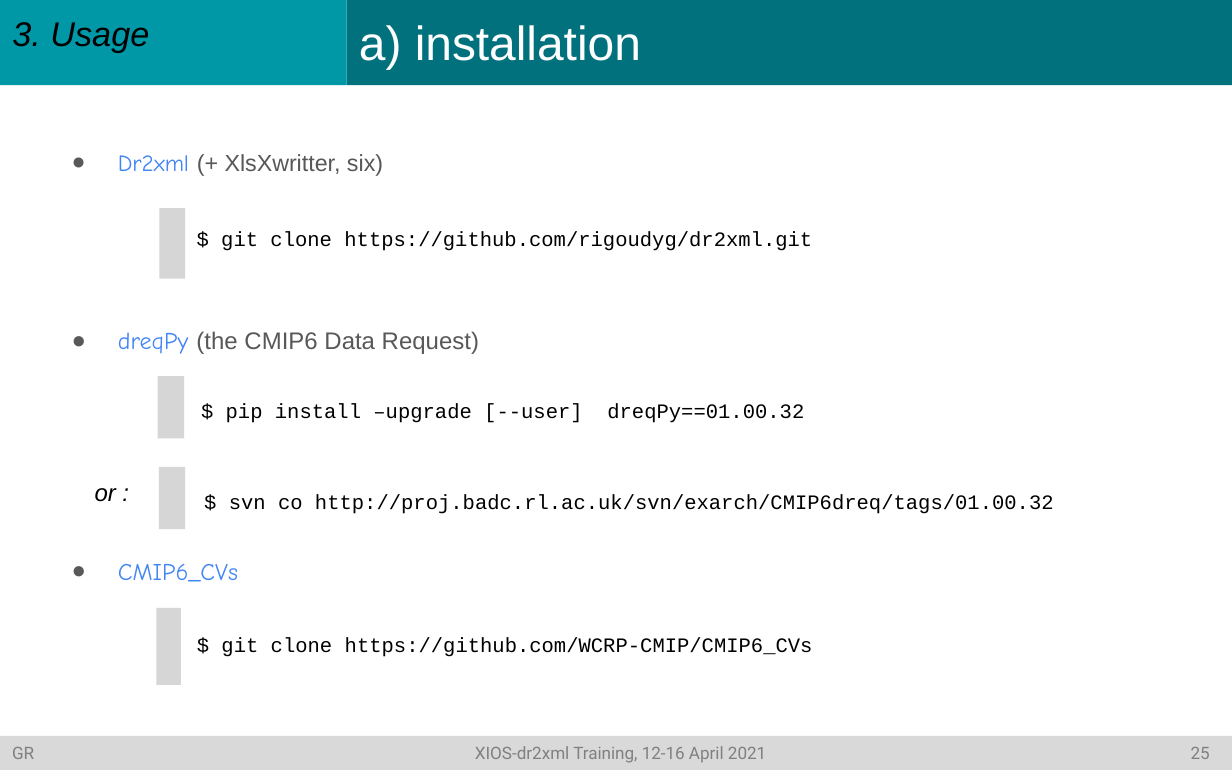
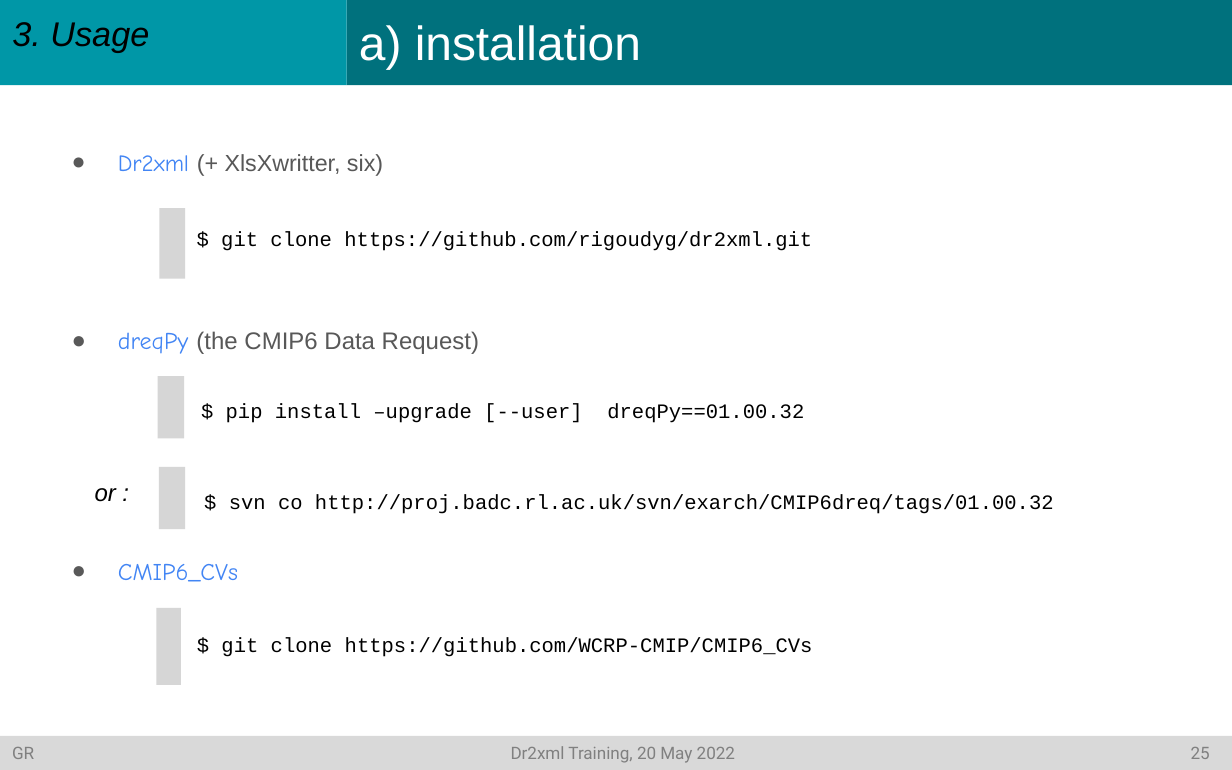
Before and after one commit to rigoudyg/dr2xml, a slide deck: slide 26 of slides/Formation_dr2xml.pptx. Drawn at 1232x770 pixels with LibreOffice and Linux fonts; fonts in the diff are those of the drawing. Boxes give left, top, right and bottom in pixels: in the first picture for what was removed or moved away, otherwise in the second. Text is boxed around its words. In the diff, an @@ line names an element or a change of style, - is before the commit and + after.

Commit message:
slides and docs for dr2xml training on 20.05.2022

```diff
--- a/slides/Formation_dr2xml.pptx
+++ b/slides/Formation_dr2xml.pptx
@@ text in rectangle at [12, 746, 1210, 763]: text changed @@
-GR XIOS-dr2xml Training, 12-16 April 2021 25
+GR Dr2xml Training, 20 May 2022 25
```
Also in this commit, not shown: 42 other slides changed, 3 slides added, 4 other files.
